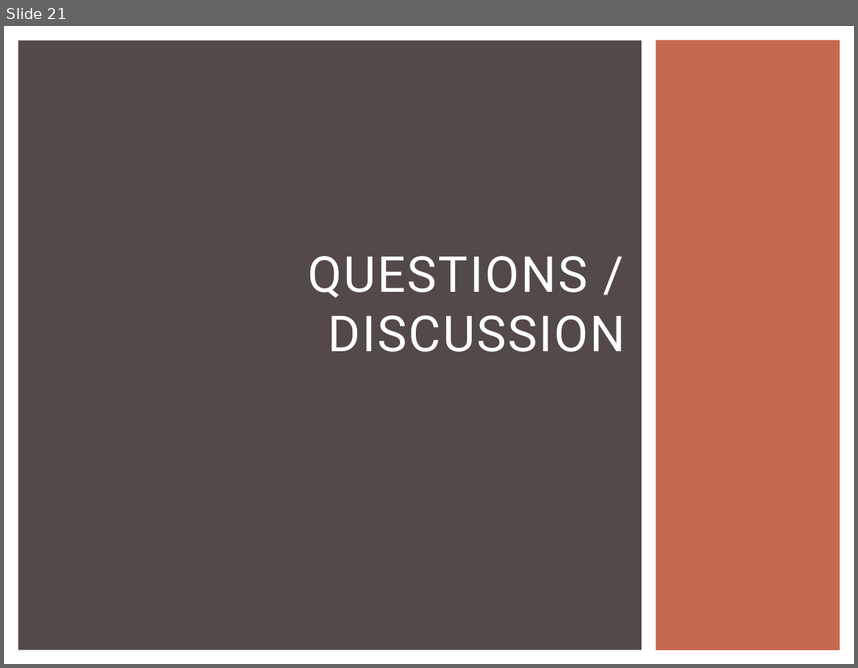
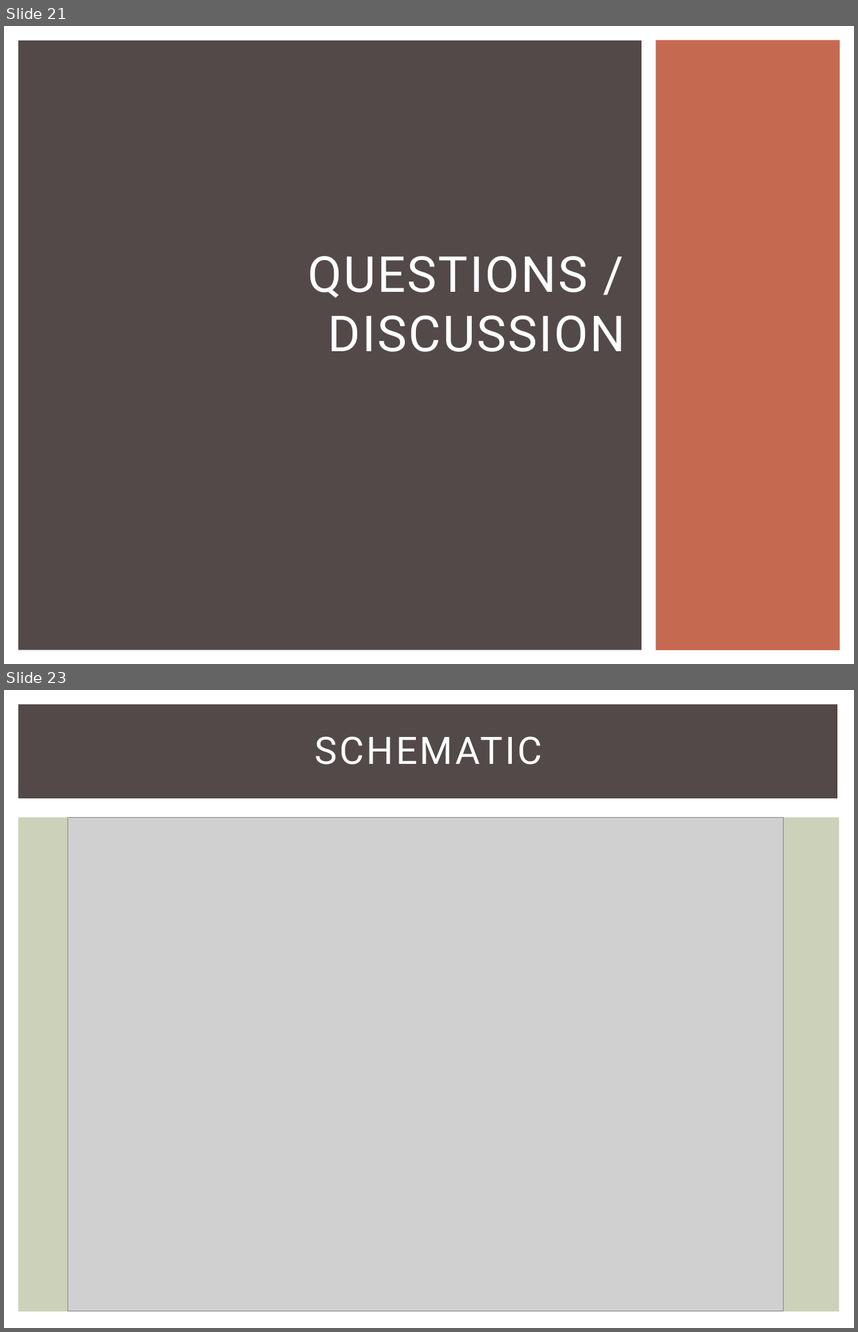
Before and after one commit to snowpuppy/augreality, a slide deck: doc/AugRealityMidReview.pptx. Shown one above the other, each under a label of ours: slide 21 before the commit, slides 21 and 23 after it; the slides between them are not shown. The pictures are 858x668 and 858x1332 pixels, drawn with LibreOffice and Linux fonts; fonts in the diff are those of the drawing; grey boxes stand for pictures. Boxes give left, top, right and bottom in pixels: in the first picture for what was removed or moved away, otherwise in the second. Text is boxed around its words. In the diff, an @@ line names an element or a change of style, - is before the commit and + after.

Commit message:
Added pcb and schematic slides to presentation.

```diff
--- a/doc/AugRealityMidReview.pptx
+++ b/doc/AugRealityMidReview.pptx
@@ slide 23 added at (x1=4, y1=690, x2=854, y2=1328), background #FFFFFF @@
@@ rectangle added at (x1=18, y1=704, x2=838, y2=799), fill #534949 @@
@@ title added at (x1=315, y1=736, x2=543, y2=765), 32 pt, text #FFFFFF @@
+SCHEMATIC
@@ rectangle added at (x1=18, y1=818, x2=840, y2=1312), fill #CCD1B9 @@
@@ picture added at (x1=67, y1=818, x2=784, y2=1310) @@
```
Also in this commit, not shown: 1 other slide added.
